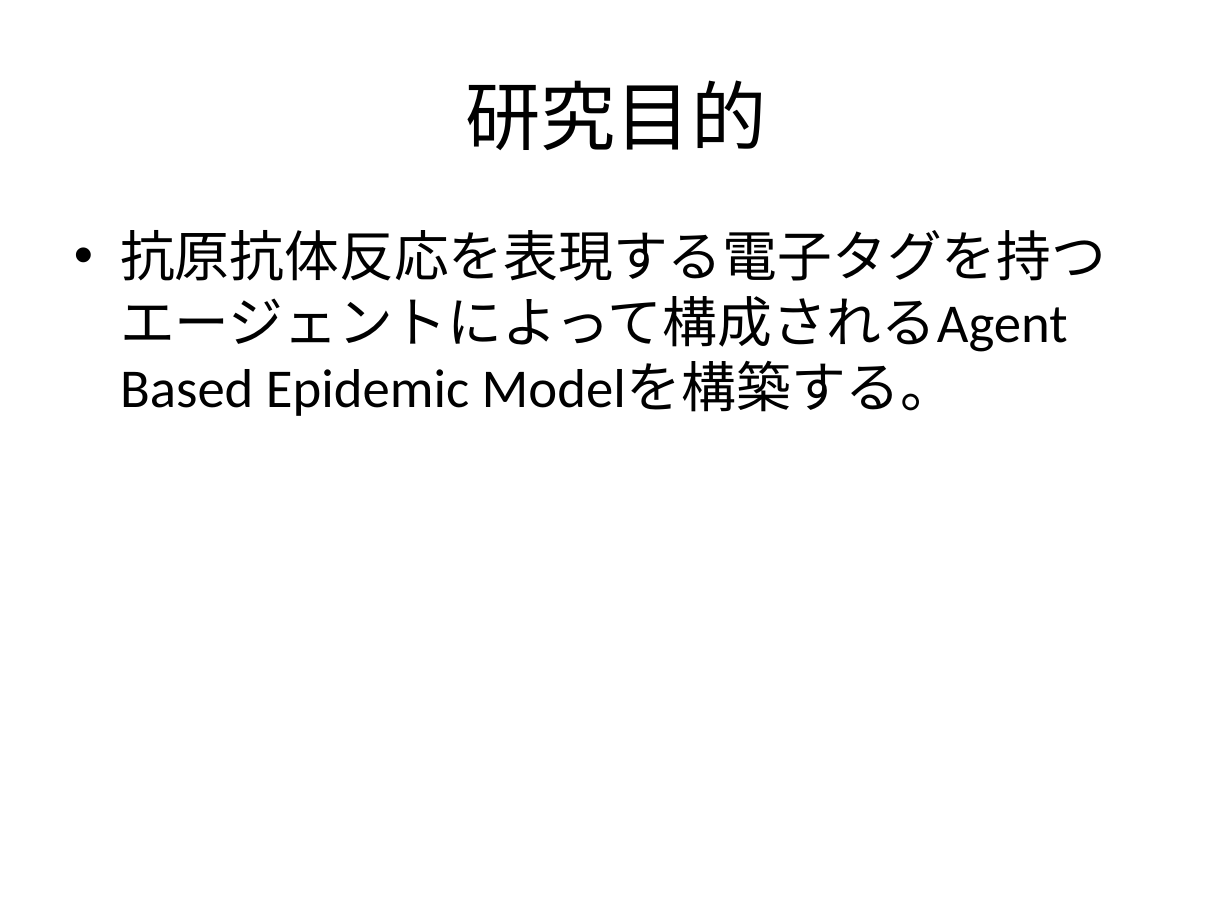
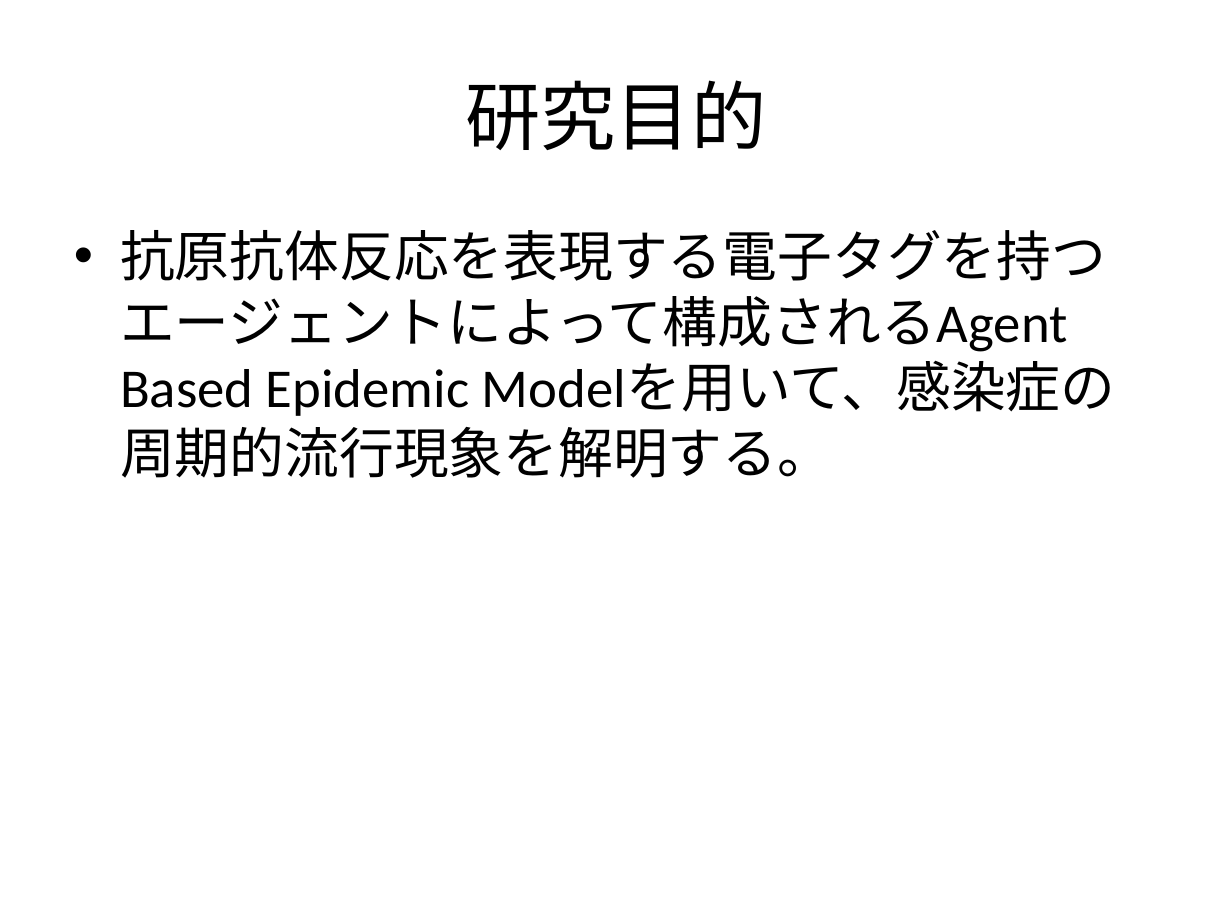
Before and after one commit to nkud/Research-BB, a slide deck: slide 2 of PPT/卒業研究.pptx. Drawn at 1232x924 pixels with LibreOffice and Linux fonts; fonts in the diff are those of the drawing. Boxes give left, top, right and bottom in pixels: in the first picture for what was removed or moved away, otherwise in the second. Text is boxed around its words. In the diff, an @@ line names an element or a change of style, - is before the commit and + after.

```diff
--- a/PPT/卒業研究.pptx
+++ b/PPT/卒業研究.pptx
@@ text at (120,230,1116,478): text changed @@
-• 抗原抗体反応を表現する電子タグを持つエージェントによって構成されるAgent Based Epidemic Modelを構築する。
+• 抗原抗体反応を表現する電子タグを持つエージェントによって構成されるAgent Based Epidemic Modelを用いて、感染症の周期的流行現象を解明する。
```
Also in this commit, not shown: 6 other slides changed.
